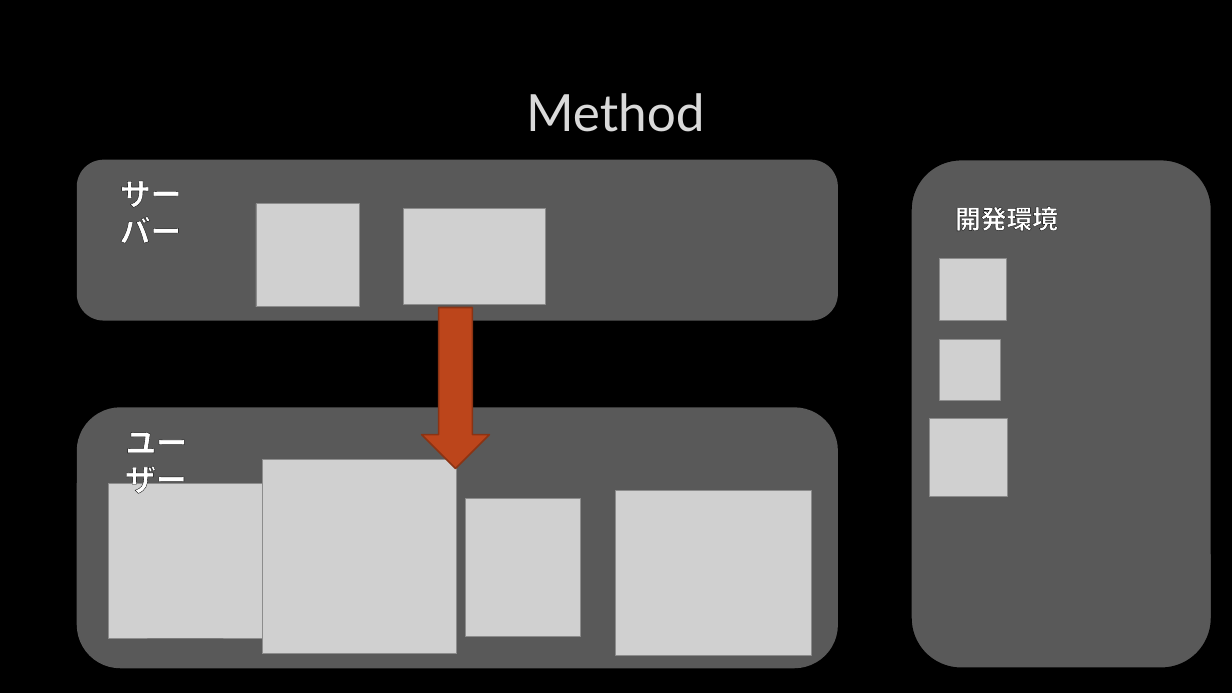
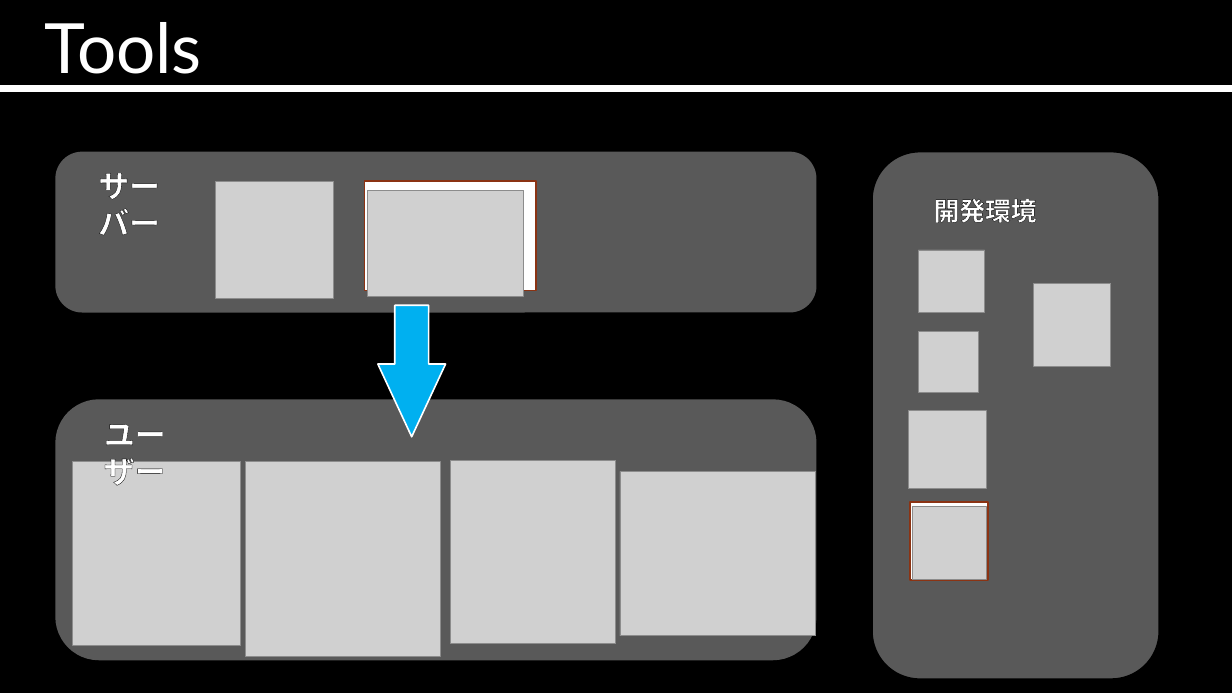
Before and after one commit to FunabikiKeisuke/Hack-U, a slide deck: slide 5 of powerpoint/一人に一台食券機の時代.pptx (slide 4 before the commit). Drawn at 1232x693 pixels with LibreOffice and Linux fonts; fonts in the diff are those of the drawing; grey boxes stand for pictures; background and template pictures are left out. Boxes give left, top, right and bottom in pixels: in the first picture for what was removed or moved away, otherwise in the second. Text is boxed around its words. In the diff, an @@ line names an element or a change of style, - is before the commit and + after.

Commit message:
powerpoint

```diff
--- a/powerpoint/一人に一台食券機の時代.pptx
+++ b/powerpoint/一人に一台食券機の時代.pptx
@@ text added at (x1=45, y1=22, x2=202, y2=86), 54 pt, text #FFFFFF @@
+Tools
@@ line added from (0, 89) to (1232, 89), #FFFFFF 6 pt @@
@@ title removed at (x1=526, y1=93, x2=705, y2=132) @@
-Method
@@ 3 pictures, 3 texts, 2 rounded rectangles moved together from (x1=77, y1=160, x2=1058, y2=668) to (x1=55, y1=152, x2=1037, y2=660) @@
@@ rounded rectangle resized from (x1=911, y1=160, x2=1212, y2=668) to (x1=872, y1=152, x2=1160, y2=679) @@
@@ picture resized from (x1=256, y1=203, x2=360, y2=307) to (x1=216, y1=181, x2=334, y2=299) @@
@@ rectangle added at (x1=365, y1=181, x2=537, y2=290), fill #FFFFFF, outline #8B3314 1.25 pt @@
@@ picture resized from (x1=403, y1=208, x2=545, y2=304) to (x1=367, y1=190, x2=524, y2=297) @@
@@ picture added at (x1=1033, y1=283, x2=1111, y2=366) @@
@@ down arrow resized from (x1=421, y1=308, x2=489, y2=469) to (x1=378, y1=305, x2=445, y2=436) @@
@@ down arrow at (x1=378, y1=305, x2=445, y2=436): fill #BC451B to #00B0F0; outline #8B3314 1.25 pt to #FFFFFF 1.25 pt; proportions changed @@
@@ picture resized from (x1=108, y1=484, x2=262, y2=639) to (x1=73, y1=462, x2=241, y2=645) @@
@@ picture moved from (x1=262, y1=459, x2=457, y2=654) to (x1=246, y1=462, x2=441, y2=657) @@
@@ rectangle added at (x1=255, y1=462, x2=431, y2=645), fill #FFFFFF, outline #8B3314 1.25 pt @@
@@ picture resized from (x1=466, y1=499, x2=581, y2=638) to (x1=451, y1=460, x2=616, y2=643) @@
@@ picture moved from (x1=616, y1=491, x2=811, y2=655) to (x1=620, y1=471, x2=816, y2=636) @@
@@ rectangle added at (x1=910, y1=502, x2=989, y2=579), fill #FFFFFF, outline #8B3314 1.25 pt @@
@@ picture added at (x1=912, y1=507, x2=986, y2=580) @@
```
Also in this commit, not shown: 1 other slide changed, 3 slides added, 4 slides removed.
